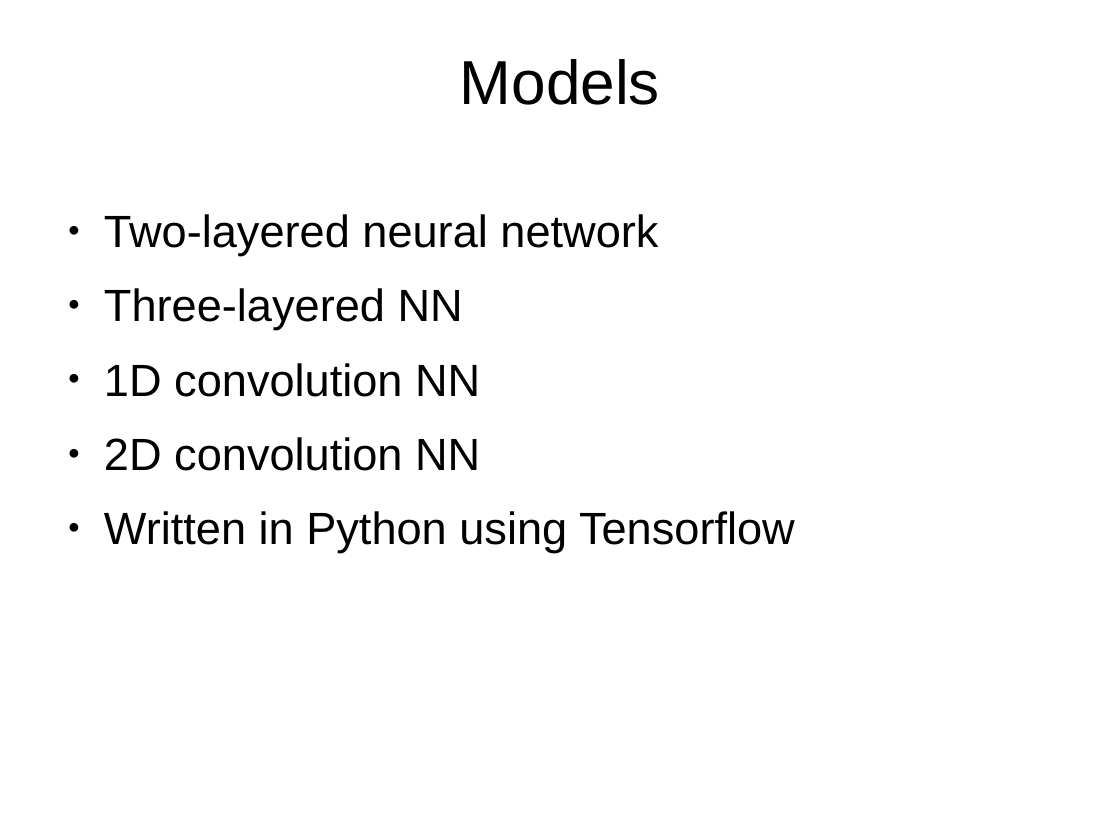
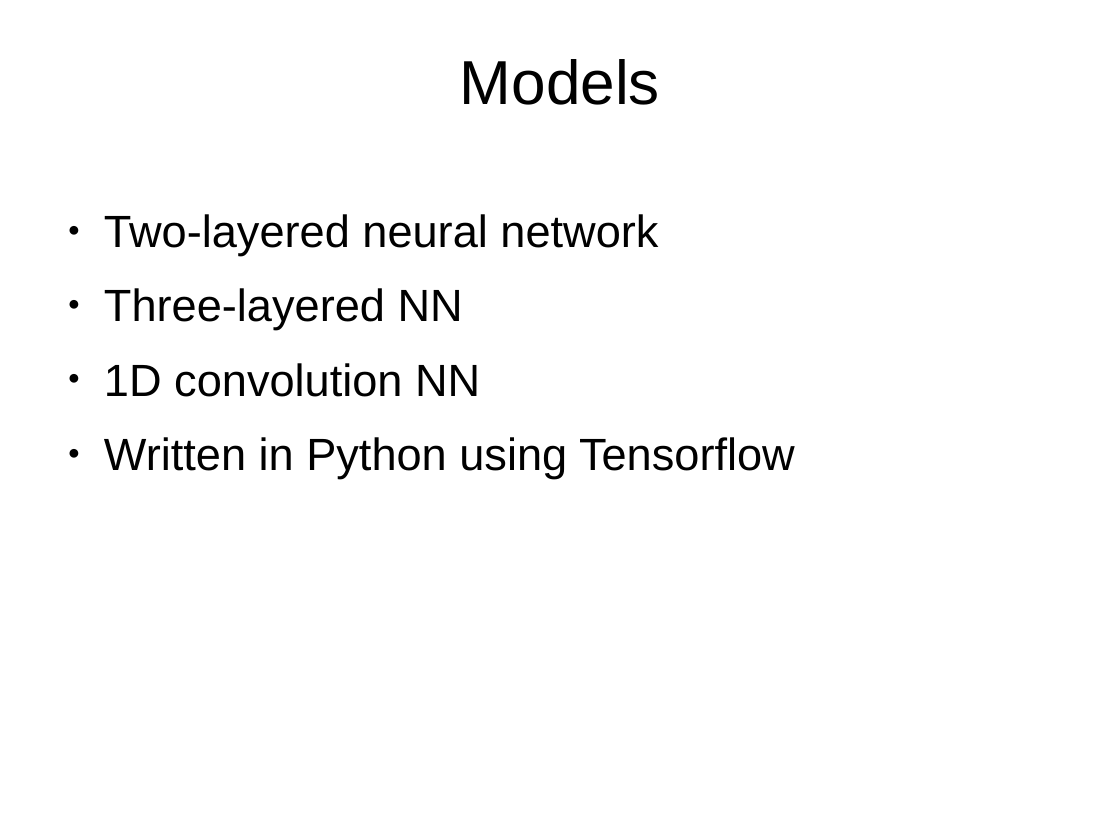
Before and after one commit to kappalabs/NNLeafClassifierProject, a slide deck: slide 7 of slideshow/slides.odp (slide 5 before the commit). Drawn at 1120x840 pixels with LibreOffice and Linux fonts; fonts in the diff are those of the drawing; background and template pictures are left out. Boxes give left, top, right and bottom in pixels: in the first picture for what was removed or moved away, otherwise in the second. Text is boxed around its words. In the diff, an @@ line names an element or a change of style, - is before the commit and + after.

```diff
--- a/slideshow/slides.odp
+++ b/slideshow/slides.odp
@@ text at [104,437,480,471]: paragraph removed @@
-● 2D convolution NN
```
Also in this commit, not shown: 1 other slide changed, 6 slides added, 1 slide removed.
